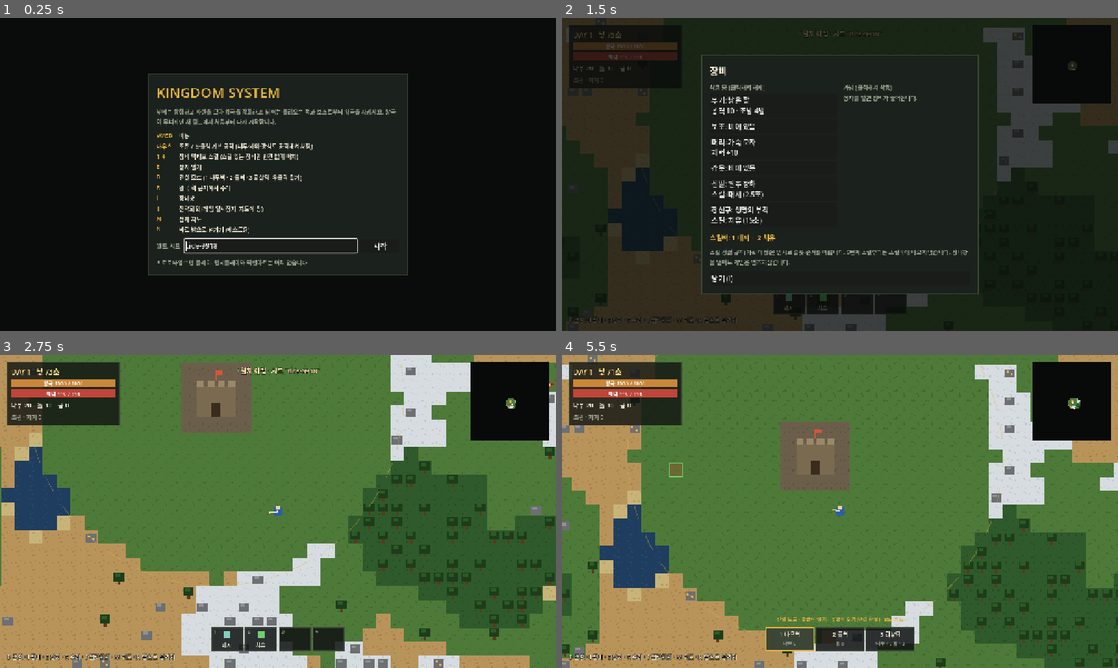
Above: before the commit, frames 1-4 (two rows, left to right).
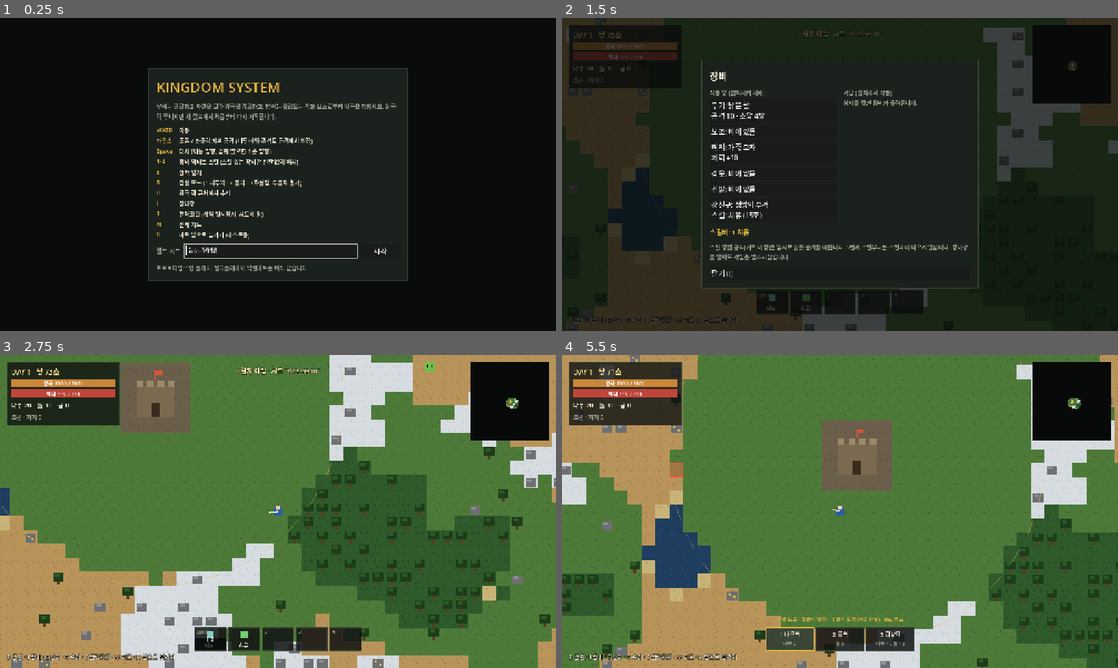
Above: after the commit, the same moments.

Repository: wlsdn020416/kingdom
Game: Godot game, scene res://scenes/title.tscn
Same seed, same stepped clock (60 frames per second), same inputs: the game is played once before the commit and once after it.
Inputs (mouse positions are in pixels of both pictures, inside the frame that each line leads up to):
- Up to frame 1 (0.25 s): no input
- Up to frame 2 (1.5 s): click "시작" at 0.5 s; tap Enter (confirm) at 1.25 s; move the mouse to (1073, 64) at 1.27 s; hold D (move_right) from 1.28 s (still down); hold I (equipment) from 1.28 s (still down); click (1073, 64) at 1.42 s
- Up to frame 3 (2.75 s): tap Space (dash, bound only after the commit) at 1.55, 2.1 s; move the mouse to (166, 527) at 2.02 s; release D (move_right) at 2.03 s; release I (equipment) at 2.03 s; hold S (move_down) from 2.03 s (still down); tap I (equipment) at 2.3 s
- Up to frame 4 (5.5 s): move the mouse to (895, 442) at 2.77 s; release S (move_down) at 2.78 s; press the mouse at (895, 442) at 2.78 s; hold D (move_right) 2.78-3.53 s; tap Space (dash, bound only after the commit) at 3.05, 4.55 s; move the mouse to (812, 574) at 3.52 s; release the mouse at (812, 574) at 3.53 s; hold W (move_up) 3.53-4.28 s; right-click (812, 574) at 3.6 s; click (812, 574) at 3.67 s; tap I (equipment) at 3.8, 5.3 s; move the mouse to (1006, 558) at 4.27 s; hold B (build_toggle) 4.28-5.03 s; hold A (move_left) from 4.28 s (still down); move the mouse to (673, 464) at 5.02 s; tap Enter (confirm) at 5.1 s

The runs differ from the first frame. In frame 1, 5.9% of the frame differs, in the area x 26-74%, y 16-84%; in frame 2, 4.4%; in frame 3, 43%, in the area x 0-100%, y 0-100%; in frame 4, 31%.

Commit message:
Add dash skill to action bar and simplify skill slots

Diff:
--- a/data/balance.gd
+++ b/data/balance.gd
@@ -26,6 +26,7 @@
 const PLAYER_BASE_HP := 100.0
 const PLAYER_SPEED := 190.0
 const PLAYER_HIT_INVULN := 0.4
+const DASH_COOLDOWN := 2.5  # 대시는 장비가 아닌 기본 능력 (Space)
 const RESPAWN_TIME := 6.0
 const RESPAWN_INVULN := 2.0
 
--- a/data/items.gd
+++ b/data/items.gd
@@ -11,7 +11,7 @@
 }
 
 const STARTING_EQUIPMENT := {
-	"weapon": "old_bow", "head": "leather_cap", "boots": "dash_boots", "charm": "life_charm",
+	"weapon": "old_bow", "head": "leather_cap", "charm": "life_charm",
 }
 
 const ITEMS := {
@@ -41,10 +41,6 @@
 		"skill": {"id": "shield", "name": "보호막", "cooldown": 12.0, "duration": 2.5},
 	},
 	"chain_mail": {"name": "사슬 갑옷", "slot": "armor", "hp": 40.0},
-	"dash_boots": {
-		"name": "질주 장화", "slot": "boots",
-		"skill": {"id": "dash", "name": "대시", "cooldown": 2.5},
-	},
 	"cloth_shoes": {"name": "천 신발", "slot": "boots", "speed_bonus": 0.15},
 	"life_charm": {
 		"name": "생명의 부적", "slot": "charm",
--- a/scenes/title.gd
+++ b/scenes/title.gd
@@ -4,6 +4,7 @@
 const CONTROLS := [
 	["WASD", "이동"],
 	["마우스", "조준 / 좌클릭 기본 공격 (나무·바위·광석도 공격해서 채집)"],
+	["Space", "대시 (이동 방향, 멈춰 있으면 조준 방향)"],
 	["1-4", "장비 액티브 스킬 (스킬 있는 장비만 빈칸 없이 배치)"],
 	["E", "상자 열기"],
 	["B", "건설 모드 (1 나무벽 · 2 돌벽 · 3 화살탑, 우클릭 철거)"],
--- a/src/characters/player.gd
+++ b/src/characters/player.gd
@@ -1,7 +1,7 @@
 class_name Player
 extends CharacterBody2D
 ## 트윈스틱 조작 캐릭터. 이동(WASD)과 조준(마우스)은 서로 독립적이다.
-## 캐릭터 자체에는 스킬이 없고, 1~4 키는 장비에 달린 스킬을 쓴다.
+## 대시(Space)는 모든 캐릭터의 기본 능력이고, 1~4 키는 장비에 달린 스킬을 쓴다.
 
 const DASH_SPEED := 950.0
 const DASH_TIME := 0.18
@@ -23,6 +23,7 @@
 var _shield_time := 0.0
 var _dash_time := 0.0
 var _dash_velocity := Vector2.ZERO
+var _dash_cooldown := 0.0
 var _respawn_time := 0.0
 var _shake := 0.0
 
@@ -50,6 +51,7 @@
 	_invuln_time -= delta
 	_shield_time -= delta
 	_fire_cooldown -= delta
+	_dash_cooldown -= delta
 	if _dash_time > 0.0:
 		_dash_time -= delta
 		velocity = _dash_velocity
@@ -71,7 +73,13 @@
 
 
 func _unhandled_input(event: InputEvent) -> void:
-	if not skills_enabled or is_dead:
+	if is_dead:
+		return
+	if event.is_action_pressed("dash"):
+		dash()
+		get_viewport().set_input_as_handled()
+		return
+	if not skills_enabled:
 		return
 	for slot in Equipment.MAX_SKILLS:
 		if event.is_action_pressed("skill_%d" % (slot + 1)):
@@ -94,11 +102,18 @@
 
 
 func dash() -> void:
+	if _dash_cooldown > 0.0:
+		return
+	_dash_cooldown = Balance.DASH_COOLDOWN
 	var direction := _move_input()
 	if direction == Vector2.ZERO:
 		direction = aim_direction
 	_dash_velocity = direction.normalized() * DASH_SPEED
 	_dash_time = DASH_TIME
+
+
+func dash_cooldown_left() -> float:
+	return maxf(0.0, _dash_cooldown)
 
 
 func heal(amount: float) -> void:
--- a/src/combat/skills.gd
+++ b/src/combat/skills.gd
@@ -17,8 +17,6 @@
 static func cast(skill: Dictionary, player: Player) -> void:
 	var id: String = skill["id"]
 	match id:
-		"dash":
-			player.dash()
 		"heal":
 			player.heal(skill["amount"])
 		"shield":
--- a/src/core/input_bindings.gd
+++ b/src/core/input_bindings.gd
@@ -8,6 +8,7 @@
 	"move_down": [KEY_S],
 	"move_left": [KEY_A],
 	"move_right": [KEY_D],
+	"dash": [KEY_SPACE],
 	"skill_1": [KEY_1],
 	"skill_2": [KEY_2],
 	"skill_3": [KEY_3],
--- a/src/ui/action_bar.gd
+++ b/src/ui/action_bar.gd
@@ -1,6 +1,6 @@
 class_name ActionBar
 extends Control
-## 화면 아래 바. 평소엔 장비 스킬바(1~4), 건설 모드에선 건물 목록을 보여준다.
+## 화면 아래 바. 평소엔 대시(Space)와 장비 스킬바(1~4), 건설 모드에선 건물 목록을 보여준다.
 
 const SLOT_SIZE := Vector2(72, 54)
 const BUILD_SLOT_SIZE := Vector2(110, 54)
@@ -35,24 +35,34 @@
 	var font := ThemeDB.fallback_font
 	var equipment := _player.equipment
 	var bar := equipment.skill_bar()
-	var start := _row_start(Equipment.MAX_SKILLS, SLOT_SIZE.x)
+	# 맨 왼쪽 칸은 대시, 그 뒤로 스킬 1~4
+	var start := _row_start(Equipment.MAX_SKILLS + 1, SLOT_SIZE.x)
+	_draw_skill_slot(Rect2(start, SLOT_SIZE), "Space", "dash", "대시", _player.dash_cooldown_left(), Balance.DASH_COOLDOWN)
 	for i in Equipment.MAX_SKILLS:
-		var rect := Rect2(start + Vector2(i * (SLOT_SIZE.x + GAP), 0), SLOT_SIZE)
-		_draw_slot(rect, false)
-		draw_string(font, rect.position + Vector2(5, 14), str(i + 1), HORIZONTAL_ALIGNMENT_LEFT, -1, 11, UiKit.MUTED)
+		var rect := Rect2(start + Vector2((i + 1) * (SLOT_SIZE.x + GAP), 0), SLOT_SIZE)
 		if i >= bar.size():
+			_draw_skill_slot(rect, str(i + 1), "", "", 0.0, 1.0)
 			continue
 		var skill: Dictionary = ItemDB.ITEMS[bar[i]]["skill"]
-		draw_rect(Rect2(rect.position + Vector2(SLOT_SIZE.x / 2.0 - 8.0, 10), Vector2(16, 16)), Skills.color(skill["id"]))
-		draw_string(font, rect.position + Vector2(0, 46), skill["name"], HORIZONTAL_ALIGNMENT_CENTER, SLOT_SIZE.x, 12, UiKit.TEXT)
-		var left := equipment.cooldown_left(bar[i])
-		if left > 0.0:
-			var ratio := left / float(skill["cooldown"])
-			draw_rect(Rect2(rect.position.x, rect.end.y - rect.size.y * ratio, rect.size.x, rect.size.y * ratio), Color(0, 0, 0, 0.7))
-			draw_string(font, rect.position + Vector2(0, 32), "%.1f" % left, HORIZONTAL_ALIGNMENT_CENTER, SLOT_SIZE.x, 13, Color.WHITE)
+		_draw_skill_slot(rect, str(i + 1), skill["id"], skill["name"], equipment.cooldown_left(bar[i]), skill["cooldown"])
 	var hidden := equipment.hidden_skill_count()
 	if hidden > 0:
 		draw_string(font, Vector2(0, -8), "스킬바가 가득 차서 스킬 %d개가 숨겨졌습니다" % hidden, HORIZONTAL_ALIGNMENT_CENTER, size.x, 12, UiKit.MUTED)
+
+
+## skill_id가 ""이면 빈칸
+func _draw_skill_slot(rect: Rect2, key: String, skill_id: String, skill_name: String, cooldown_left: float, cooldown: float) -> void:
+	var font := ThemeDB.fallback_font
+	_draw_slot(rect, false)
+	draw_string(font, rect.position + Vector2(5, 14), key, HORIZONTAL_ALIGNMENT_LEFT, -1, 11, UiKit.MUTED)
+	if skill_id == "":
+		return
+	draw_rect(Rect2(rect.position + Vector2(SLOT_SIZE.x / 2.0 - 8.0, 10), Vector2(16, 16)), Skills.color(skill_id))
+	draw_string(font, rect.position + Vector2(0, 46), skill_name, HORIZONTAL_ALIGNMENT_CENTER, SLOT_SIZE.x, 12, UiKit.TEXT)
+	if cooldown_left > 0.0:
+		var ratio := cooldown_left / cooldown
+		draw_rect(Rect2(rect.position.x, rect.end.y - rect.size.y * ratio, rect.size.x, rect.size.y * ratio), Color(0, 0, 0, 0.7))
+		draw_string(font, rect.position + Vector2(0, 32), "%.1f" % cooldown_left, HORIZONTAL_ALIGNMENT_CENTER, SLOT_SIZE.x, 13, Color.WHITE)
 
 
 func _draw_build_bar() -> void:
--- a/tests/logic_test.gd
+++ b/tests/logic_test.gd
@@ -27,14 +27,14 @@
 ## 스킬바: 스킬 있는 장비만, 슬롯 순서대로 빈칸 없이, 최대 4개
 func _test_skill_bar() -> void:
 	var equipment := Equipment.new()
-	_check(Array(equipment.skill_bar()) == ["dash_boots", "life_charm"],
-		"시작 장비 스킬바 = 대시, 치유 (스킬 없는 장비는 자리 차지 안 함) %s" % [equipment.skill_bar()])
+	_check(Array(equipment.skill_bar()) == ["life_charm"],
+		"시작 장비 스킬바 = 치유 (스킬 없는 장비는 자리 차지 안 함) %s" % [equipment.skill_bar()])
 	for id in ["fire_staff", "bomb_bag", "guardian_armor"]:
 		equipment.add_to_bag(id)
 		equipment.equip(id)
-	_check(Array(equipment.skill_bar()) == ["fire_staff", "bomb_bag", "guardian_armor", "dash_boots"],
-		"스킬 5개면 슬롯 순서로 앞의 4개 %s" % [equipment.skill_bar()])
-	_check(equipment.hidden_skill_count() == 1, "넘친 스킬 1개는 숨김")
+	_check(Array(equipment.skill_bar()) == ["fire_staff", "bomb_bag", "guardian_armor", "life_charm"],
+		"스킬은 슬롯 순서대로 빈칸 없이 %s" % [equipment.skill_bar()])
+	_check(equipment.hidden_skill_count() == 0, "4개까지는 숨김 없음")
 	_check(equipment.bag.has("old_bow") and not equipment.bag.has("fire_staff"), "교체된 장비는 가방으로")
 	equipment.unequip("weapon")
 	_check(equipment.item_in("weapon") == "fire_staff", "무기는 해제할 수 없음")
@@ -42,10 +42,12 @@
 
 func _test_cooldown() -> void:
 	var equipment := Equipment.new()
-	equipment.start_cooldown("dash_boots")
-	_check(not equipment.is_ready("dash_boots"), "사용 직후 쿨타임")
-	equipment.tick(ItemDB.ITEMS["dash_boots"]["skill"]["cooldown"])
-	_check(equipment.is_ready("dash_boots"), "쿨타임만큼 지나면 다시 사용 가능")
+	equipment.start_cooldown("life_charm")
+	_check(not equipment.is_ready("life_charm"), "사용 직후 쿨타임")
+	equipment.tick(ItemDB.ITEMS["life_charm"]["skill"]["cooldown"])
+	_check(equipment.is_ready("life_charm"), "쿨타임만큼 지나면 다시 사용 가능")
+	_check(not ItemDB.ITEMS.values().any(func(item: Dictionary) -> bool: return item.get("skill", {}).get("id") == "dash"),
+		"대시는 장비 스킬이 아님 (기본 능력)")
 
 
 func _check(ok: bool, label: String) -> void:
--- a/tests/smoke_test.gd
+++ b/tests/smoke_test.gd
@@ -20,8 +20,14 @@
 	_check(error == "" and main.kingdom.buildings.has(wall_cell), "나무벽 건설 %s" % error)
 	_check(main.kingdom.build(main.kingdom.core_cell() + Vector2i(30, 0), "wood_wall", main.player.global_position) != "", "영토 밖 건설은 거부됨")
 
+	var dash_event := InputEventAction.new()
+	dash_event.action = "dash"
+	dash_event.pressed = true
+	Input.parse_input_event(dash_event)
+	await _frames(2)
+	_check(main.player.dash_cooldown_left() > 0.0, "Space 대시는 장비 없이 사용 가능, 사용 후 쿨타임")
 	main.player.use_skill(0)
-	_check(not main.player.equipment.is_ready("dash_boots"), "스킬바 1번(대시) 사용 후 쿨타임")
+	_check(not main.player.equipment.is_ready("life_charm"), "스킬바 1번(치유) 사용 후 쿨타임")
 
 	var bag_before := main.player.equipment.bag.size()
 	var wood_before: int = main.kingdom.stock["wood"]
Not shown, changed: AGENTS.md
Not shown, changed: docs/DECISIONS.md
Not shown, changed: docs/TESTING.md
